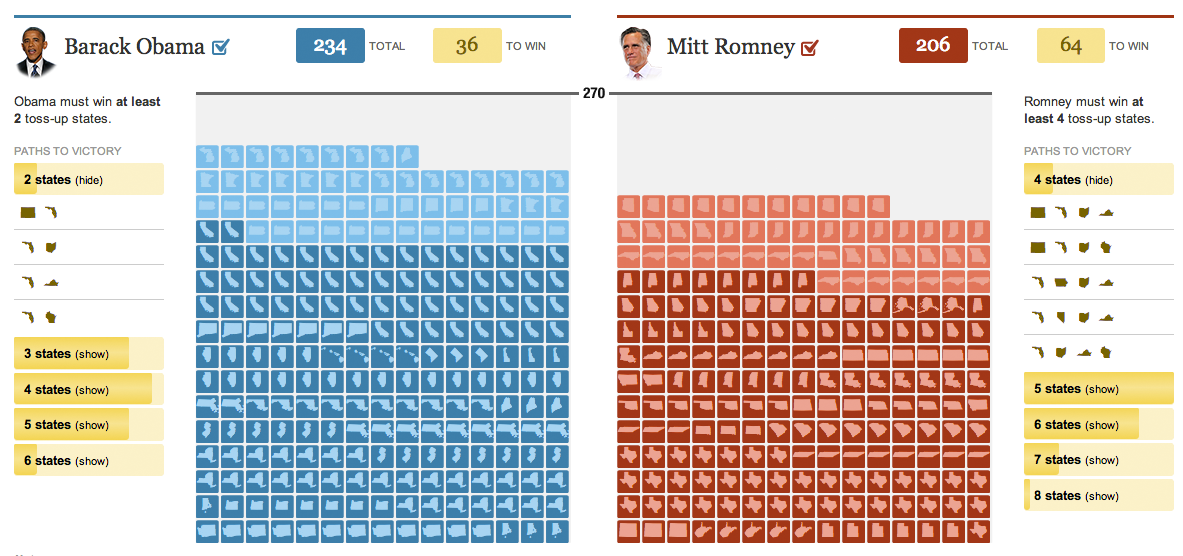
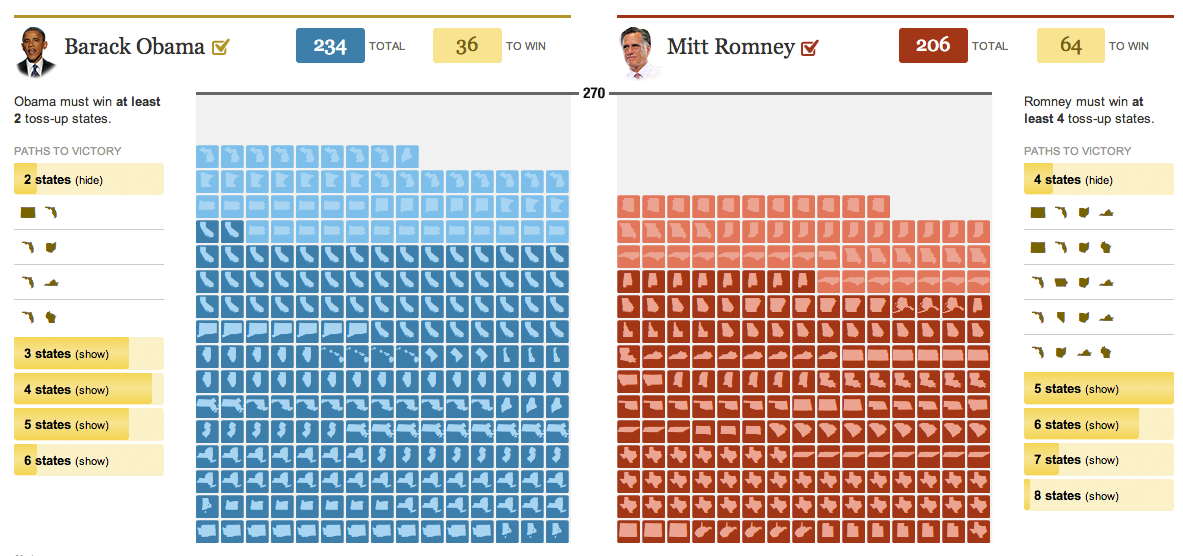
The second w=1183, h=556 image is a revision of the first. Changes to its layers:
added group "Group 1 copy" with 2 layers above "Group 1" over (14, 15, 571, 55)
added layer "Layer 7" (1st of 2, in "Group 1 copy") in group "Group 1 copy" over (14, 15, 571, 18)
added layer "Vector Smart Object copy" (1st of 2, in "Group 1 copy") in group "Group 1 copy" over (212, 38, 230, 55)
moved "Layer 7" (2nd of 2, in "Group 1") into group "Group 1" over (14, 15, 571, 18)
moved "Vector Smart Object copy" (2nd of 2, in "Group 1") into group "Group 1" over (212, 38, 230, 55)
